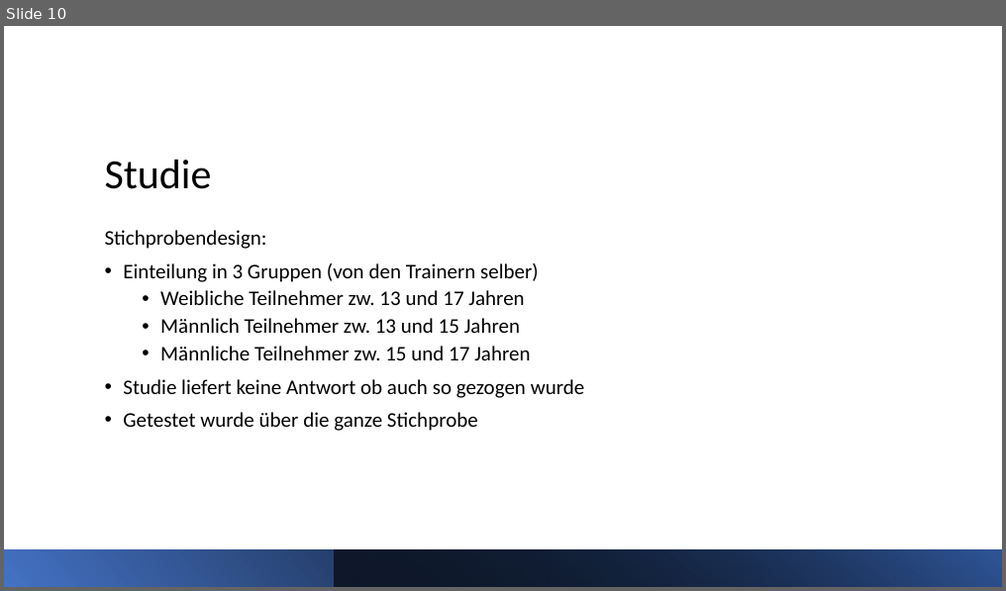
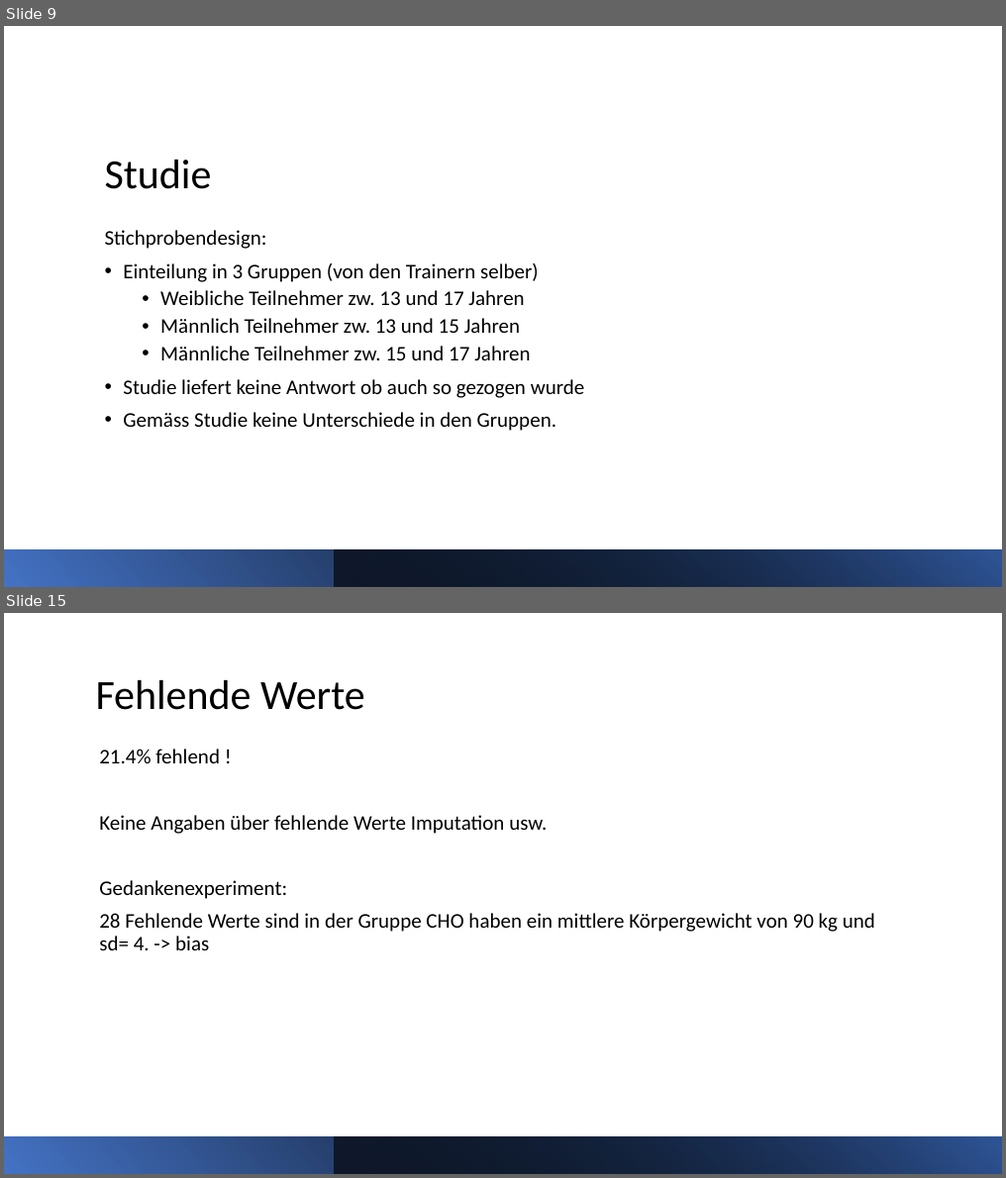
Before and after one commit to buehlpa/ChocolateMilkStudy, a slide deck: pp.pptx. Shown one above the other, each under a label of ours: slide 10 before the commit, slides 9 and 15 after it; the slides between them are not shown. The pictures are 1006x591 and 1006x1178 pixels, drawn with LibreOffice and Linux fonts; fonts in the diff are those of the drawing. Boxes give left, top, right and bottom in pixels: in the first picture for what was removed or moved away, otherwise in the second. Text is boxed around its words. In the diff, an @@ line names an element or a change of style, - is before the commit and + after.

```diff
--- a/pp.pptx
+++ b/pp.pptx
@@ slide 15 added at [4, 613, 1002, 1174], background #FFFFFF @@
@@ title added at [96, 680, 365, 710], 40 pt, text #000000 @@
+Fehlende Werte
@@ text added at [99, 749, 875, 951], 20 pt, text #000000 @@
+21.4% fehlend !
+Keine Angaben über fehlende Werte Imputation usw.
+Gedankenexperiment:
+28 Fehlende Werte sind in der Gruppe CHO haben ein mittlere Körpergewicht von 90 kg und sd= 4. -> bias
@@ rectangle added at [4, 1137, 1002, 1174], fill gradient #4472C4 to #000000 @@
@@ rectangle added at [335, 1137, 1002, 1174], fill gradient #000000 to #2F5597 @@
@@ what was slide 10 is now slide 9 @@
@@ slide 9 changed as well @@
@@ text at [123, 412, 557, 431]: text changed @@
-• Getestet wurde über die ganze Stichprobe
+• Gemäss Studie keine Unterschiede in den Gruppen.
```
Also in this commit, not shown: 7 other slides changed, 7 other slides added, 4 slides removed, 5 other files.
